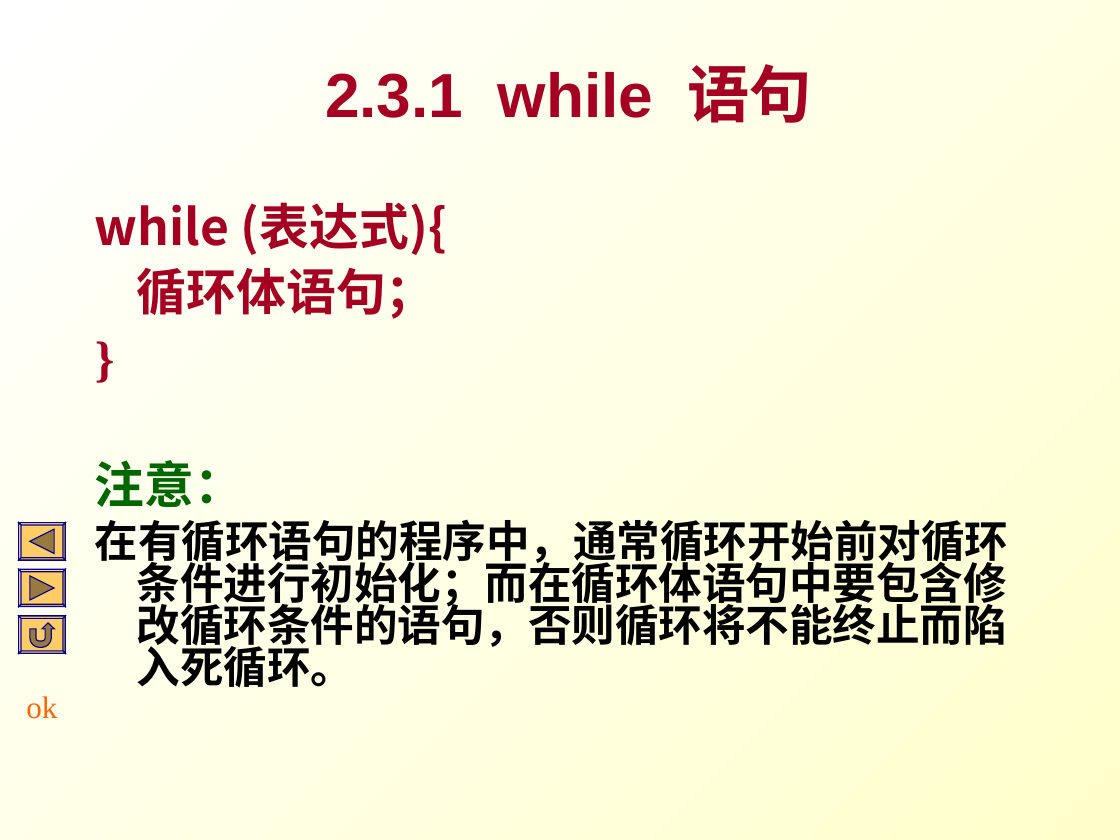
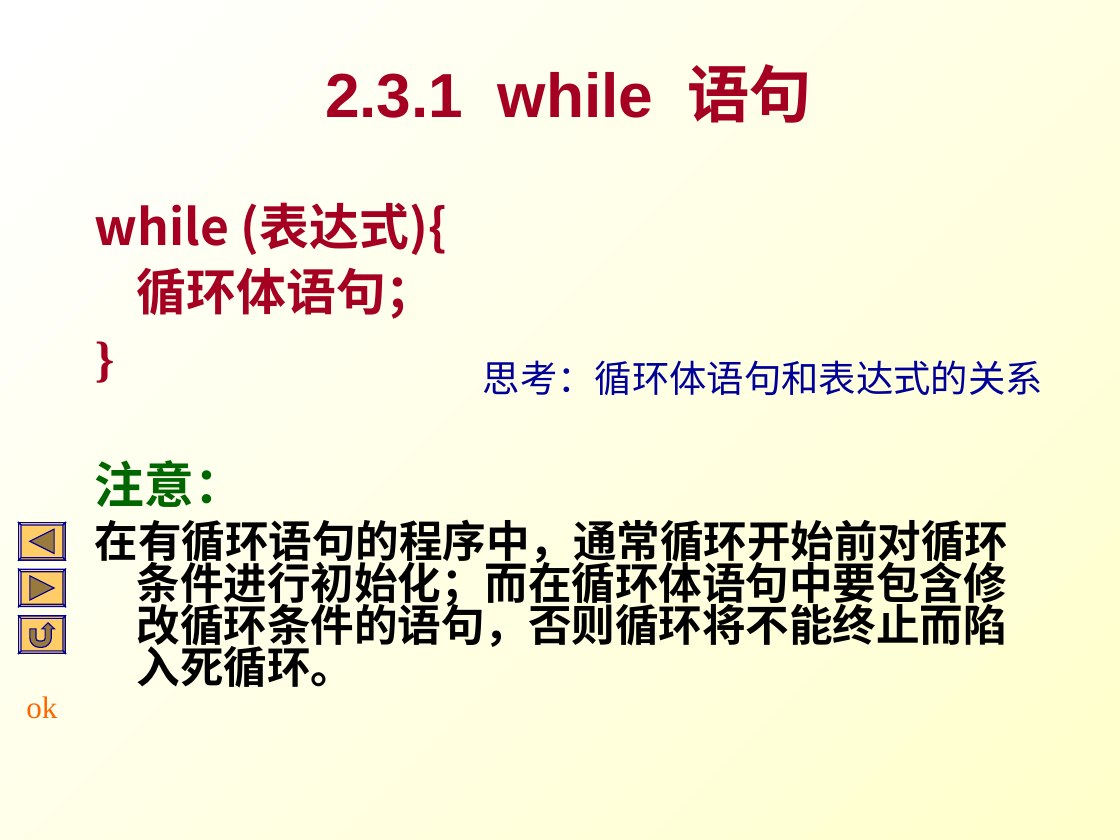
Before and after one commit to Changhe160/Changhe160.github.io, a slide deck: slide 22 of teachingRes/Cplusplus/unit02控制结构.ppt. Drawn at 1120x840 pixels with LibreOffice and Linux fonts; fonts in the diff are those of the drawing. Boxes give left, top, right and bottom in pixels: in the first picture for what was removed or moved away, otherwise in the second. Text is boxed around its words. In the diff, an @@ line names an element or a change of style, - is before the commit and + after.

```diff
--- a/teachingRes/Cplusplus/unit02控制结构.ppt
+++ b/teachingRes/Cplusplus/unit02控制结构.ppt
@@ text added at [483,360,1043,395], 24 pt, text #000099 @@
+思考：循环体语句和表达式的关系
```
Also in this commit, not shown: 18 other slides changed, 1 slide added.
